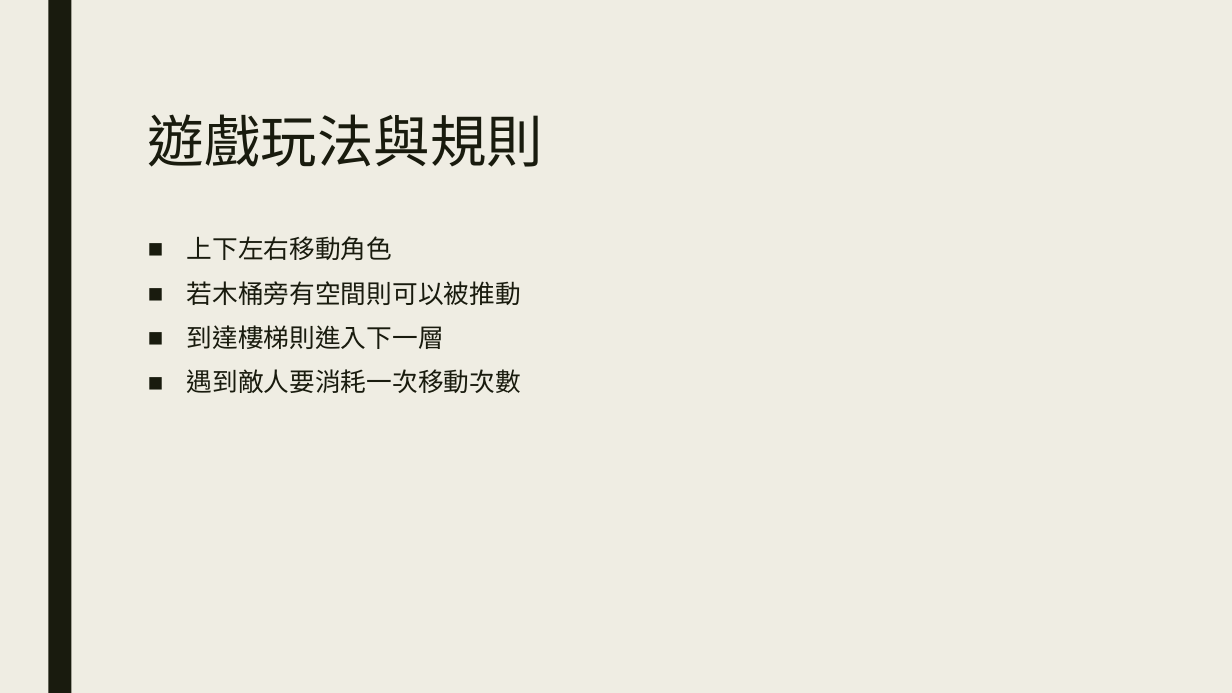
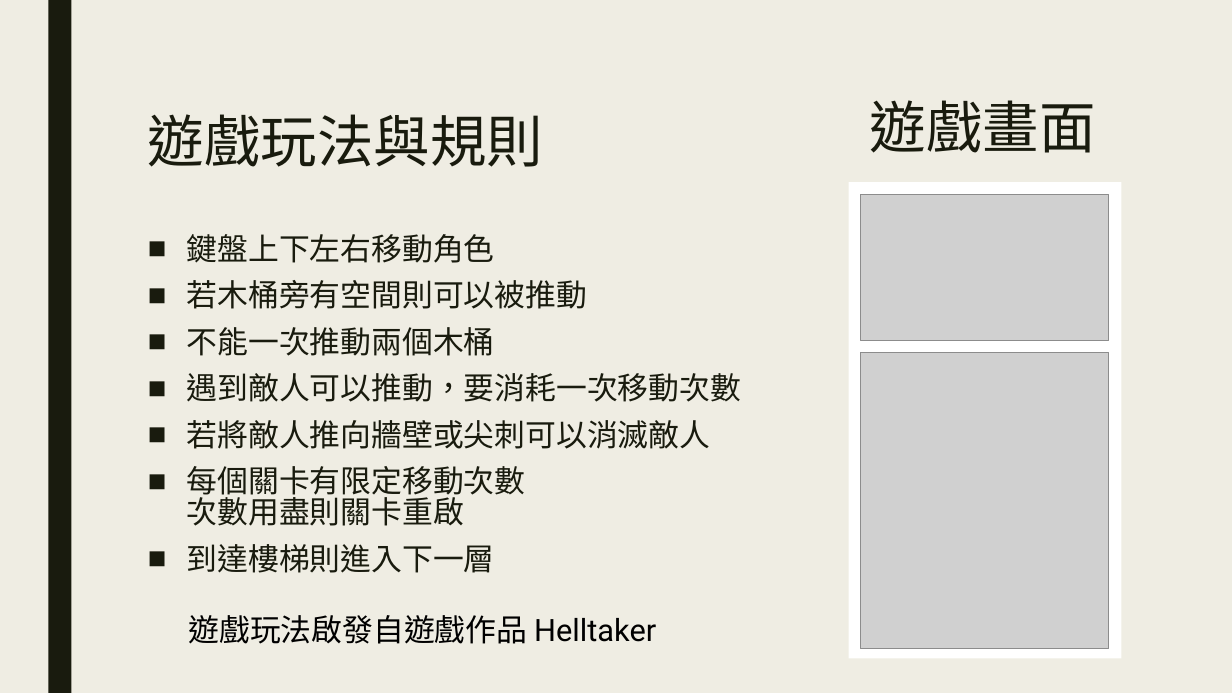
Before and after one commit to lin157644/ncu-asm-final-project, a slide deck: slide 2 of group19.pptx (slide 3 before the commit). Drawn at 1232x693 pixels with LibreOffice and Linux fonts; fonts in the diff are those of the drawing; grey boxes stand for pictures. Boxes give left, top, right and bottom in pixels: in the first picture for what was removed or moved away, otherwise in the second. Text is boxed around its words. In the diff, an @@ line names an element or a change of style, - is before the commit and + after.

```diff
--- a/group19.pptx
+++ b/group19.pptx
@@ text added at [870, 100, 1096, 153], 44 pt, text #191B0E @@
+遊戲畫面
@@ rectangle added at [848, 182, 1121, 659], fill #FFFFFF @@
@@ picture added at [860, 194, 1109, 340] @@
@@ text at [187, 234, 495, 263]: text changed; size 20 to 24 pt @@
-■ 上下左右移動角色
+■ 鍵盤上下左右移動角色
@@ text at [187, 280, 587, 573]: size 20 to 24 pt in "若木桶旁有空間則可以被推動", "到達樓梯則進入下一層"; line spacing 0.94 to 0.84 @@
@@ text at [187, 327, 741, 526]: paragraphs added @@
+■ 不能一次推動兩個木桶
+■ 遇到敵人可以推動，要消耗一次移動次數
+■ 若將敵人推向牆壁或尖刺可以消滅敵人
+■ 每個關卡有限定移動次數
+  次數用盡則關卡重啟
@@ picture added at [860, 352, 1109, 649] @@
@@ text at [187, 369, 521, 393]: paragraph removed @@
-■ 遇到敵人要消耗一次移動次數
@@ text added at [188, 615, 656, 644], 24 pt, text #000000 @@
+遊戲玩法啟發自遊戲作品 Helltaker
```
Also in this commit, not shown: 2 other slides changed, 2 slides added, 2 slides removed, 7 other files.
